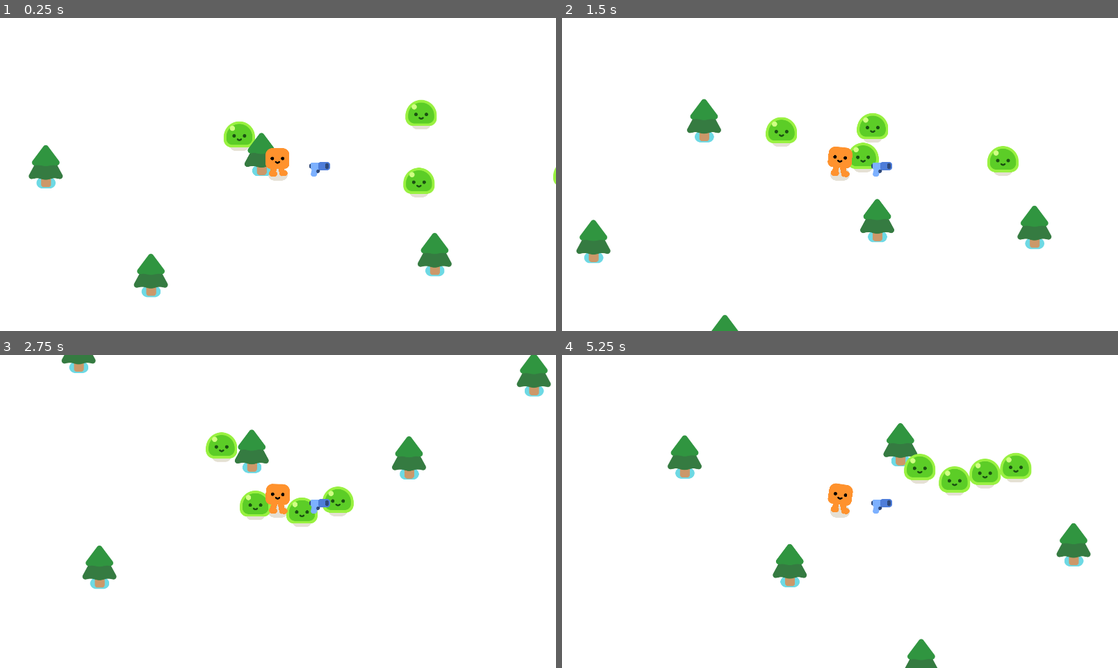
Above: before the commit, frames 1-4 (two rows, left to right).
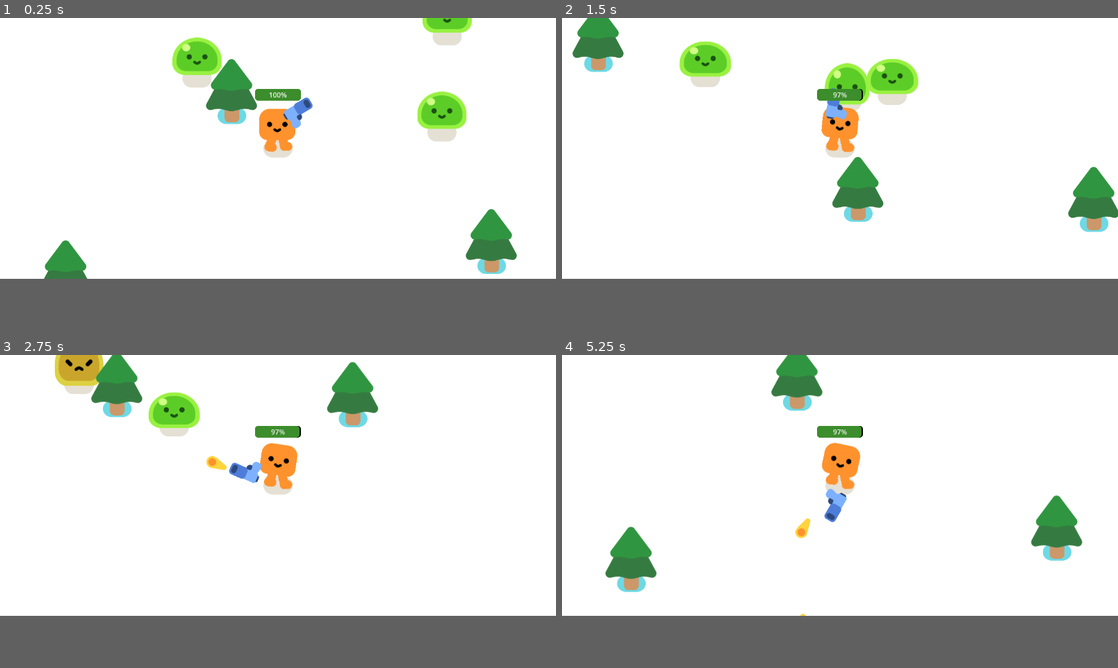
Above: after the commit, the same moments.

Repository: ivanico/1st_game
Game: Godot game, scene res://survivors_game.tscn
Same seed, same stepped clock (60 frames per second), same inputs: the game is played once before the commit and once after it.
Inputs:
- Up to frame 1 (0.25 s): no input
- Up to frame 2 (1.5 s): hold D (move_right) 0.53-1.28 s; hold S (move_down) from 1.28 s (still down)
- Up to frame 3 (2.75 s): release S (move_down) at 2.03 s; hold D (move_right) from 2.03 s (still down)
- Up to frame 4 (5.25 s): release D (move_right) at 2.78 s; hold W (move_up) 2.78-3.53 s; hold A (move_left) 3.53-5.03 s; hold S (move_down) from 5.03 s (still down)
The window is 800x450 before the commit and 800x375 after it. Grey fills any space a smaller window leaves; there, only what the larger window draws over its background counts as a difference.

The runs differ from the first frame. In frame 1, 10% of the frame differs, in the area x 5-100%, y 0-90%; in frame 2, 12%, in the area x 1-100%, y 0-100%; in frame 3, 9.9%; in frame 4, 9.2%.

Commit message:
day 2 changes

Diff:
--- /dev/null
+++ b/2d-project-start/bullet.gd
@@ -0,0 +1,19 @@
+extends Area2D
+
+var travelled_distance = 0
+
+func _physics_process(delta):
+	const SPEED = 1000
+	const RANGE = 1200
+	var direction = Vector2.RIGHT.rotated(rotation)
+	position += direction * SPEED * delta
+
+	travelled_distance += SPEED * delta
+	if travelled_distance > RANGE:
+		queue_free()
+
+
+func _on_body_entered(body):
+	queue_free()
+	if body.has_method('take_damage'):
+		body.take_damage()
--- /dev/null
+++ b/2d-project-start/bullet.tscn
@@ -0,0 +1,22 @@
+[gd_scene load_steps=4 format=3 uid="uid://c01fht18cpfy2"]
+
+[ext_resource type="Script" path="res://bullet.gd" id="1_o8skl"]
+[ext_resource type="Texture2D" uid="uid://dftkbqwsfd68r" path="res://pistol/projectile.png" id="2_kvca6"]
+
+[sub_resource type="CircleShape2D" id="CircleShape2D_etgle"]
+radius = 19.0
+
+[node name="Bullet" type="Area2D"]
+top_level = true
+collision_layer = 0
+collision_mask = 2
+script = ExtResource("1_o8skl")
+
+[node name="Projectile" type="Sprite2D" parent="."]
+position = Vector2(-11, -1)
+texture = ExtResource("2_kvca6")
+
+[node name="CollisionShape2D" type="CollisionShape2D" parent="."]
+shape = SubResource("CircleShape2D_etgle")
+
+[connection signal="body_entered" from="." to="." method="_on_body_entered"]
--- /dev/null
+++ b/2d-project-start/gun.gd
@@ -0,0 +1,20 @@
+extends Area2D
+
+
+func _physics_process(delta):
+	var enemies_in_range = get_overlapping_bodies()
+	if enemies_in_range.size() > 0:
+		var target_enemy = enemies_in_range.front()
+		look_at(target_enemy.global_position)
+
+
+func shoot():
+	const BULLET = preload("res://bullet.tscn")
+	var new_bullet = BULLET.instantiate()
+	new_bullet.global_position = %ShootingPoint.global_position
+	new_bullet.global_rotation = %ShootingPoint.global_rotation
+	%ShootingPoint.add_child(new_bullet)
+
+
+func _on_timer_timeout():
+	shoot()
--- a/2d-project-start/gun.tscn
+++ b/2d-project-start/gun.tscn
@@ -1,23 +1,35 @@
-[gd_scene load_steps=3 format=3 uid="uid://w48ljpbckqtg"]
+[gd_scene load_steps=4 format=3 uid="uid://w48ljpbckqtg"]
 
+[ext_resource type="Script" path="res://gun.gd" id="1_jifsa"]
 [ext_resource type="Texture2D" uid="uid://cswb5do8rrj7q" path="res://pistol/pistol.png" id="1_q4vwp"]
 
 [sub_resource type="CircleShape2D" id="CircleShape2D_cbmge"]
-radius = 1297.66
+radius = 623.343
 
 [node name="Gun" type="Area2D"]
+position = Vector2(0, 1)
+collision_layer = 0
+collision_mask = 2
+script = ExtResource("1_jifsa")
 
 [node name="CollisionShape2D" type="CollisionShape2D" parent="."]
-position = Vector2(0, 1)
 shape = SubResource("CircleShape2D_cbmge")
 
 [node name="WeaponPivot" type="Marker2D" parent="."]
-rotation = 1.5708
+position = Vector2(0, -1)
+rotation = 1.57079
 
 [node name="Pistol" type="Sprite2D" parent="WeaponPivot"]
-position = Vector2(-18, -144)
+position = Vector2(-18.9999, -71.0001)
 rotation = -1.5708
 texture = ExtResource("1_q4vwp")
 
 [node name="ShootingPoint" type="Marker2D" parent="WeaponPivot/Pistol"]
-position = Vector2(25, -11)
+unique_name_in_owner = true
+position = Vector2(25.9999, -11.0005)
+
+[node name="Timer" type="Timer" parent="."]
+wait_time = 0.3
+autostart = true
+
+[connection signal="timeout" from="Timer" to="." method="_on_timer_timeout"]
--- a/2d-project-start/mob.gd
+++ b/2d-project-start/mob.gd
@@ -1,9 +1,26 @@
 extends CharacterBody2D
 
+var health = 3
+
 @onready var player =get_node("/root/Game/Player")
+
+func _ready():
+	%Slime.play_walk()
 
 
 func  _physics_process(delta):
 	var direction = global_position.direction_to(player.global_position)
 	velocity = direction * 300.0
 	move_and_slide()
+
+func take_damage():
+	health -= 1
+	%Slime.play_hurt()
+
+	if health == 0:
+		queue_free()
+
+		const SMOKE_EXPLOSION = preload("res://smoke_explosion/smoke_explosion.tscn")
+		var smoke = SMOKE_EXPLOSION.instantiate()
+		get_parent().add_child(smoke)
+		smoke.global_position = global_position
--- a/2d-project-start/mob.tscn
+++ b/2d-project-start/mob.tscn
@@ -7,9 +7,12 @@
 radius = 51.6624
 
 [node name="Mob" type="CharacterBody2D"]
+collision_layer = 2
+collision_mask = 3
 script = ExtResource("1_76lb3")
 
 [node name="Slime" parent="." instance=ExtResource("1_l45n6")]
+unique_name_in_owner = true
 
 [node name="CollisionShape2D" type="CollisionShape2D" parent="."]
 position = Vector2(0, -30)
--- a/2d-project-start/player.gd
+++ b/2d-project-start/player.gd
@@ -1,5 +1,8 @@
 extends CharacterBody2D
 
+signal health_depleated
+
+var health = 100.0
 
 func _physics_process(delta):
 	var direction = Input.get_vector("move_left","move_right","move_up","move_down")
@@ -10,3 +13,14 @@
 		%HappyBoo.play_walk_animation()
 	else:
 		%HappyBoo.play_idle_animation()
+
+	const DAMAGE_RATE = 5.0
+	var overlapping_mobs = %HurtBox.get_overlapping_bodies()
+	print("Overlapping mobs:", overlapping_mobs.size())
+	for body in overlapping_mobs:
+		print("Overlapping body:", body.name)
+	if overlapping_mobs.size() > 0:
+		health -= DAMAGE_RATE * overlapping_mobs.size() * delta
+		%ProgressBar.value = health
+		if health <= 0.0:
+			health_depleated.emit()
--- a/2d-project-start/player.tscn
+++ b/2d-project-start/player.tscn
@@ -6,6 +6,23 @@
 
 [sub_resource type="CircleShape2D" id="CircleShape2D_wgllj"]
 radius = 30.0
+
+[sub_resource type="CircleShape2D" id="CircleShape2D_v57s1"]
+radius = 33.0151
+
+[sub_resource type="StyleBoxFlat" id="StyleBoxFlat_3vkkl"]
+bg_color = Color(0, 0, 0, 1)
+corner_radius_top_left = 8
+corner_radius_top_right = 8
+corner_radius_bottom_right = 8
+corner_radius_bottom_left = 8
+
+[sub_resource type="StyleBoxFlat" id="StyleBoxFlat_ja1dh"]
+bg_color = Color(0.235294, 0.556863, 0.168627, 0.996078)
+corner_radius_top_left = 8
+corner_radius_top_right = 8
+corner_radius_bottom_right = 8
+corner_radius_bottom_left = 8
 
 [node name="Player" type="CharacterBody2D"]
 script = ExtResource("1_sirev")
@@ -19,3 +36,23 @@
 shape = SubResource("CircleShape2D_wgllj")
 
 [node name="Gun" parent="." instance=ExtResource("3_j8gq3")]
+position = Vector2(0, -27)
+
+[node name="HurtBox" type="Area2D" parent="."]
+unique_name_in_owner = true
+collision_layer = 0
+collision_mask = 2
+
+[node name="CollisionShape2D" type="CollisionShape2D" parent="HurtBox"]
+shape = SubResource("CircleShape2D_v57s1")
+debug_color = Color(0.780523, 0.308592, 0.309905, 0.42)
+
+[node name="ProgressBar" type="ProgressBar" parent="."]
+unique_name_in_owner = true
+offset_left = -53.0
+offset_top = -137.0
+offset_right = 53.0
+offset_bottom = -110.0
+theme_override_styles/background = SubResource("StyleBoxFlat_3vkkl")
+theme_override_styles/fill = SubResource("StyleBoxFlat_ja1dh")
+value = 100.0
--- a/2d-project-start/project.godot
+++ b/2d-project-start/project.godot
@@ -81,8 +81,8 @@
 
 [display]
 
-window/size/viewport_width=1920
-window/size/viewport_height=1080
+window/size/viewport_width=1280
+window/size/viewport_height=600
 window/stretch/mode="viewport"
 
 [dotnet]
--- a/2d-project-start/survivors_game.tscn
+++ b/2d-project-start/survivors_game.tscn
@@ -17,21 +17,26 @@
 offset_bottom = 4178.0
 
 [node name="Player" parent="." instance=ExtResource("1_31ty4")]
-position = Vector2(193, 148)
+position = Vector2(243, 210)
+
+[node name="Mob2" parent="." instance=ExtResource("2_qtybu")]
+light_mask = 2
+visibility_layer = 3
+position = Vector2(695, -89)
+
+[node name="Mob3" parent="." instance=ExtResource("2_qtybu")]
+light_mask = 2
+visibility_layer = 3
+position = Vector2(695, 166)
+
+[node name="Mob4" parent="." instance=ExtResource("2_qtybu")]
+light_mask = 2
+visibility_layer = 3
+position = Vector2(1213, 135)
 
 [node name="Mob" parent="." instance=ExtResource("2_qtybu")]
-
-[node name="Mob" parent="Mob" instance=ExtResource("2_qtybu")]
-position = Vector2(697, -103)
-rotation = -6.28319
-
-[node name="Mob2" parent="Mob" instance=ExtResource("2_qtybu")]
-position = Vector2(695, 166)
-rotation = -6.28319
-
-[node name="Mob3" parent="Mob" instance=ExtResource("2_qtybu")]
-position = Vector2(1213, 135)
-rotation = -6.28319
+light_mask = 2
+visibility_layer = 3
 
 [node name="PineTree" parent="." instance=ExtResource("2_5t6fp")]
 position = Vector2(-608, 177)
@@ -49,7 +54,7 @@
 position = Vector2(-245, 552)
 
 [node name="PineTree6" parent="." instance=ExtResource("2_5t6fp")]
-position = Vector2(1709, 216)
+position = Vector2(1722, 217)
 
 [node name="PineTree7" parent="." instance=ExtResource("2_5t6fp")]
 position = Vector2(137, 135)
Not shown: 1 places in 2d-project-start/player.tscn that only renumber resources
